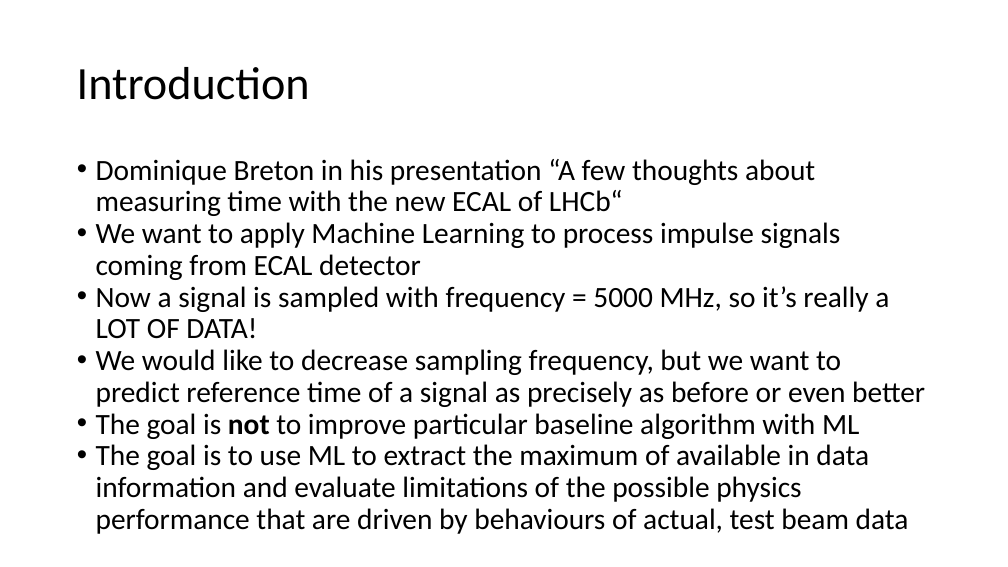
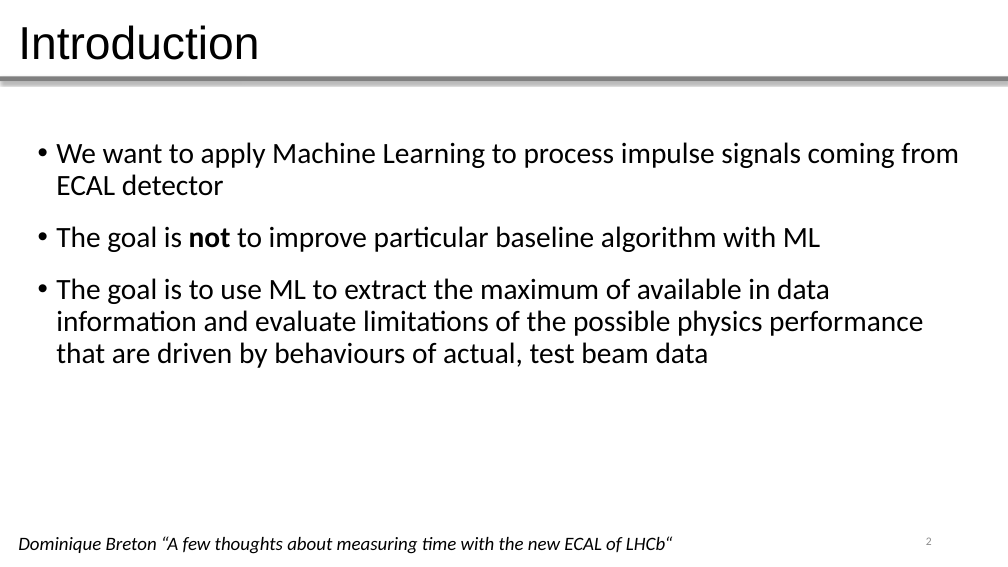
Before and after one commit to whiteRa2bit/cern_summer_project, a slide deck: slide 2 of Evaluating ECAL timing properties using test beam data.pptx. Drawn at 1008x567 pixels with LibreOffice and Linux fonts; fonts in the diff are those of the drawing. Boxes give left, top, right and bottom in pixels: in the first picture for what was removed or moved away, otherwise in the second. Text is boxed around its words. In the diff, an @@ line names an element or a change of style, - is before the commit and + after.

```diff
--- a/Evaluating ECAL timing properties using test beam data.pptx
+++ b/Evaluating ECAL timing properties using test beam data.pptx
@@ text "Introduction": place and size @@
-text "Introduction" at <box>77,67,310,100</box>
+text "Introduction" at <box>18,25,259,60</box>
@@ text "Introduction" at <box>18,25,259,60</box>: font Calibri to Arial @@
@@ line added from (0, 79) to (1008, 79), #808080 4.51 pt @@
@@ text "We want to apply Machine ...": place and size @@
-text "We want to apply Machine ..." at <box>96,159,925,502</box>
+text "We want to apply Machine ..." at <box>56,142,959,368</box>
@@ text at <box>96,159,815,216</box>: paragraph removed @@
-• Dominique Breton in his presentation “A few thoughts about measuring time with the new ECAL of LHCb“
@@ text at <box>96,286,925,407</box>: paragraphs removed @@
-• Now a signal is sampled with frequency = 5000 MHz, so it’s really a LOT OF DATA!
-• We would like to decrease sampling frequency, but we want to predict reference time of a signal as precisely as before or even better
@@ text added at <box>18,536,673,554</box>, 18 pt, text #000000, italic @@
+Dominique Breton “A few thoughts about measuring time with the new ECAL of LHCb“
@@ page number added at <box>926,537,932,545</box>, 11 pt, text #8B8B8B @@
+2
```
Also in this commit, not shown: 16 other slides changed, 6 slides added, 6 slides removed, 31 other files.
